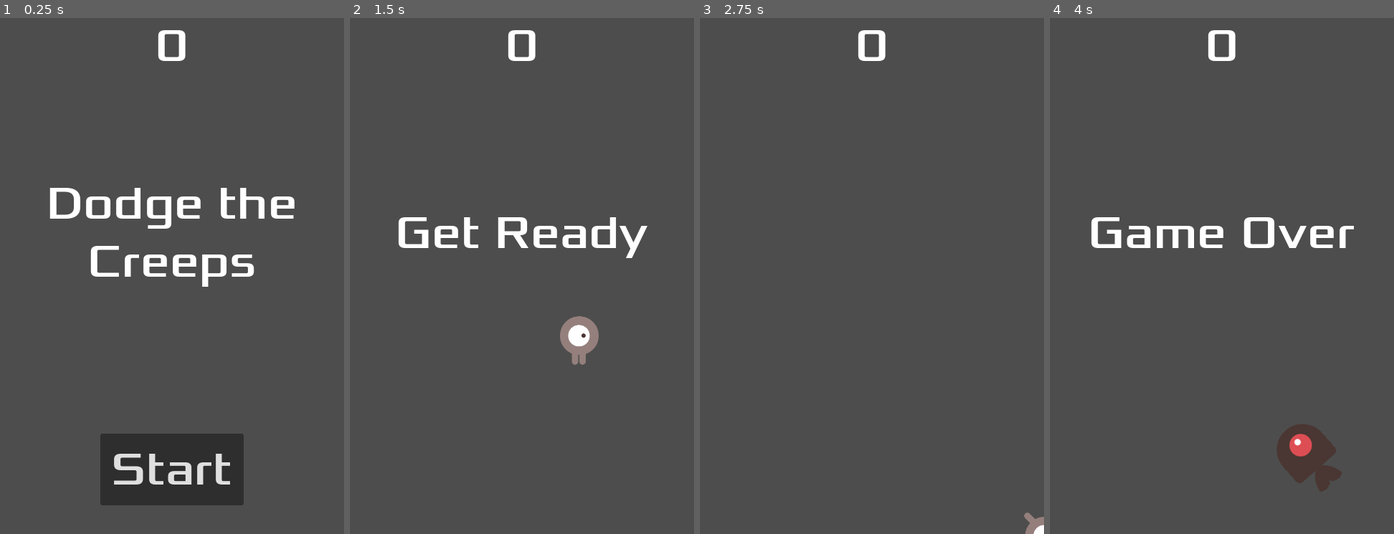
Above: before the commit, frames 1-4 (left to right).
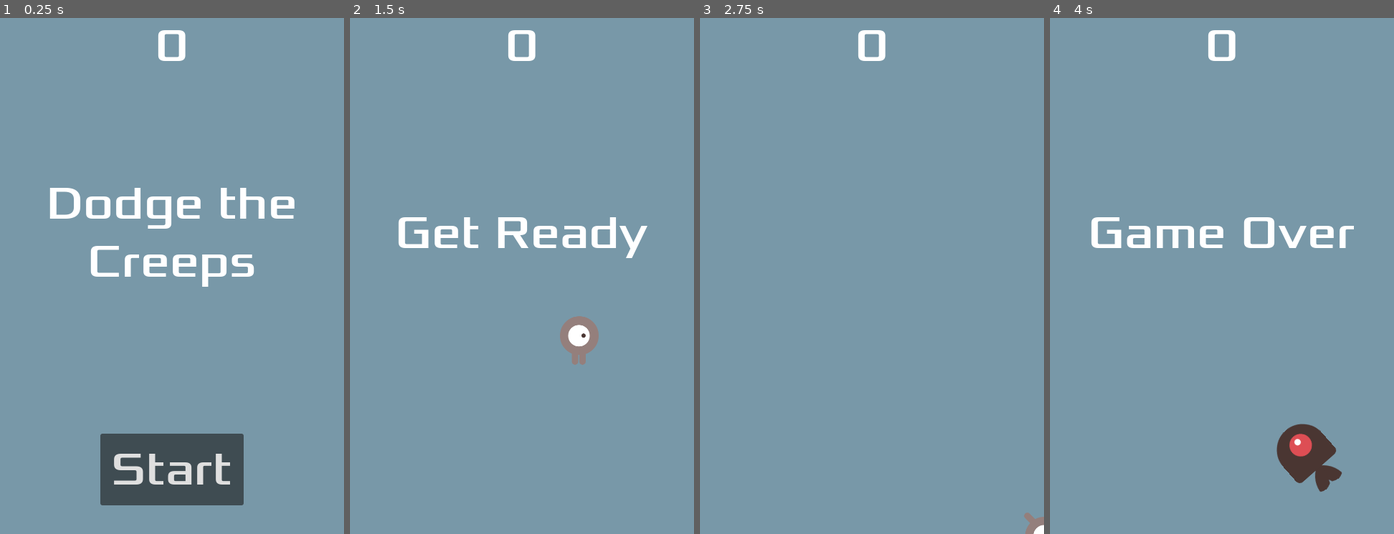
Above: after the commit, the same moments.

Repository: PlayerCodeDev/dodge-the-creeps
Game: Godot game, scene res://main.tscn
Same seed, same stepped clock (60 frames per second), same inputs: the game is played once before the commit and once after it.
Inputs:
- Up to frame 1 (0.25 s): no input
- Up to frame 2 (1.5 s): click "Start" at 0.5 s; tap Enter at 1.25 s; hold Right (move_right) from 1.28 s (still down)
- Up to frame 3 (2.75 s): release Right (move_right) at 2.03 s; hold Down (move_down) from 2.03 s (still down)
- Up to frame 4 (4 s): release Down (move_down) at 2.78 s; hold Right (move_right) 2.78-3.53 s; hold Up (move_up) from 3.53 s (still down)

The runs differ from the first frame. In frame 1, 96% of the frame differs, in the area x 0-100%, y 0-100%; in frame 2, 97%; in frame 3, 100%; in frame 4, 97%.

Commit message:
feat: agregar musica de fondo y sonido game over

Diff:
--- a/main.gd
+++ b/main.gd
@@ -7,6 +7,8 @@
 	$ScoreTimer.stop()
 	$MobTimer.stop()
 	$HUD.show_games_over()
+	$Music.stop()
+	$DeathSound.play()
 
 
 func new_game():
@@ -16,6 +18,7 @@
 	$HUD.update_score(score)
 	$HUD.show_message("Get Ready")
 	get_tree().call_group("mobs", "queue_free")
+	$Music.play()
 
 
 func _on_mob_timer_timeout() -> void:
--- a/main.tscn
+++ b/main.tscn
@@ -4,6 +4,8 @@
 [ext_resource type="PackedScene" uid="uid://cqt4t1hvcvmri" path="res://player.tscn" id="1_ig7tw"]
 [ext_resource type="PackedScene" uid="uid://beje2p3qswo04" path="res://mob.tscn" id="2_1bvp3"]
 [ext_resource type="PackedScene" uid="uid://dwr0vx3lc1sxo" path="res://hud.tscn" id="3_1bvp3"]
+[ext_resource type="AudioStream" uid="uid://b1fv6eoin8hvd" path="res://art/House In a Forest Loop.ogg" id="5_7mycd"]
+[ext_resource type="AudioStream" uid="uid://becm6ewwud46d" path="res://art/gameover.wav" id="6_272bh"]
 
 [sub_resource type="Curve2D" id="Curve2D_lquwl"]
 _data = {
@@ -14,6 +16,11 @@
 [node name="main" type="Node" unique_id=1237985706]
 script = ExtResource("1_h2yge")
 mob_scene = ExtResource("2_1bvp3")
+
+[node name="ColorRect" type="ColorRect" parent="." unique_id=1088970387]
+offset_right = 480.0
+offset_bottom = 720.0
+color = Color(0.47192216, 0.5946117, 0.656902, 1)
 
 [node name="HUD" parent="." unique_id=1188216644 instance=ExtResource("3_1bvp3")]
 
@@ -36,6 +43,12 @@
 
 [node name="MobSpawnLocation" type="PathFollow2D" parent="MobPath" unique_id=1654533360]
 
+[node name="Music" type="AudioStreamPlayer2D" parent="." unique_id=2144956232]
+stream = ExtResource("5_7mycd")
+
+[node name="DeathSound" type="AudioStreamPlayer2D" parent="." unique_id=31786718]
+stream = ExtResource("6_272bh")
+
 [connection signal="start_game" from="HUD" to="." method="new_game"]
 [connection signal="hit" from="Player" to="." method="games_over"]
 [connection signal="timeout" from="MobTimer" to="." method="_on_mob_timer_timeout"]
